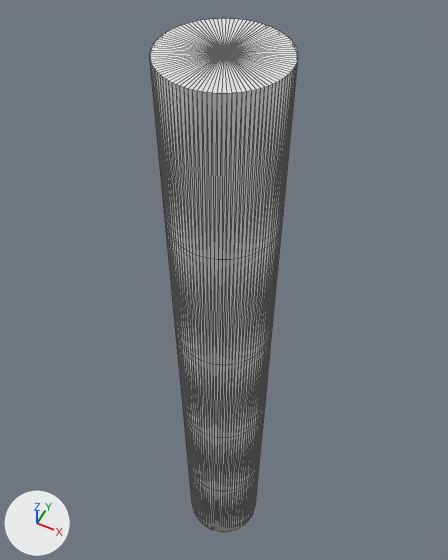
What one commit did to the FBX model Endless-Runner/Assets/00-Game root/Models/Boss_1_Cylinder.FBX.
Before and after are seen from a 50 mm camera at (177.0, -354.0, 962.0) aimed at (-32.0, 64.0, 439.0). The lights are fixed; the arrows at lower left show +X, +Y and +Z. Mesh edges are drawn as thin lines. Where no turn or scale is listed for an object, it has been applied to the vertices.
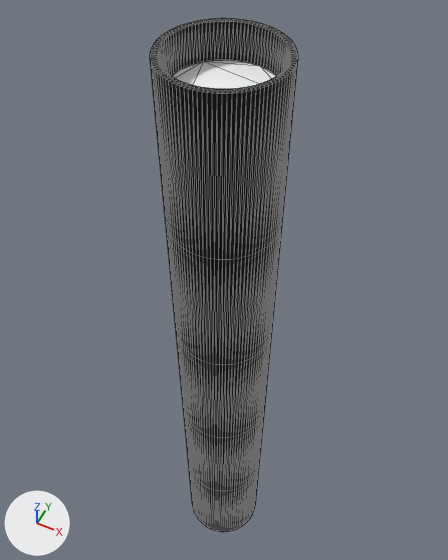
What the commit changed:
Material '02 - Default' (mat_02___default) is new.
Its base color is (0.0, 0.0, 0.0) (black #000000).
Its roughness is 0.859.
Material '07 - Default' (mat_07___default) is new.
Its base color is (1.0, 1.0, 1.0) (white #ffffff).
Its roughness is 0.859.
me_mesh is used by ob_cylinder001; location (0.0, 0.0, 0.0).
me_mesh had 602 vertices, 1200 faces and spanned x -50.0..50.0, y -50.0..50.0, z 0.0..750.0.
me_mesh now has 900 vertices, 1596 faces and spans x -50.0..50.0, y -50.0..50.0, z 0.0..750.0.
me_mesh part 1: a new loose piece of 100 vertices spanning x -45.0..45.0, y -45.0..45.0, z 720.0, in mat_07___default (white #ffffff).
me_mesh part 2: 1 vertex removed from x 0.0, y 0.0, z 750.0; 200 vertices added at x -45.0..45.0, y -45.0..45.0, z 720.0..750.0.
me_mesh part 3: 1000 faces spanning x -50.0..50.0, y -50.0..50.0, z 0.0..750.0 switch from no material to mat_02___default (black #000000).
me_mesh now uses material mat_07___default (white #ffffff).

Where the change shows, as pixel boxes [x1, y1, x2, y2] in the pictures (448 x 560 px):
part 1 of me_mesh, added
    after: [171, 60, 277, 89]
part 2 of me_mesh, built on
    both: [150, 18, 298, 93]
part 3 of me_mesh, recoloured
    both: [150, 61, 298, 532]
